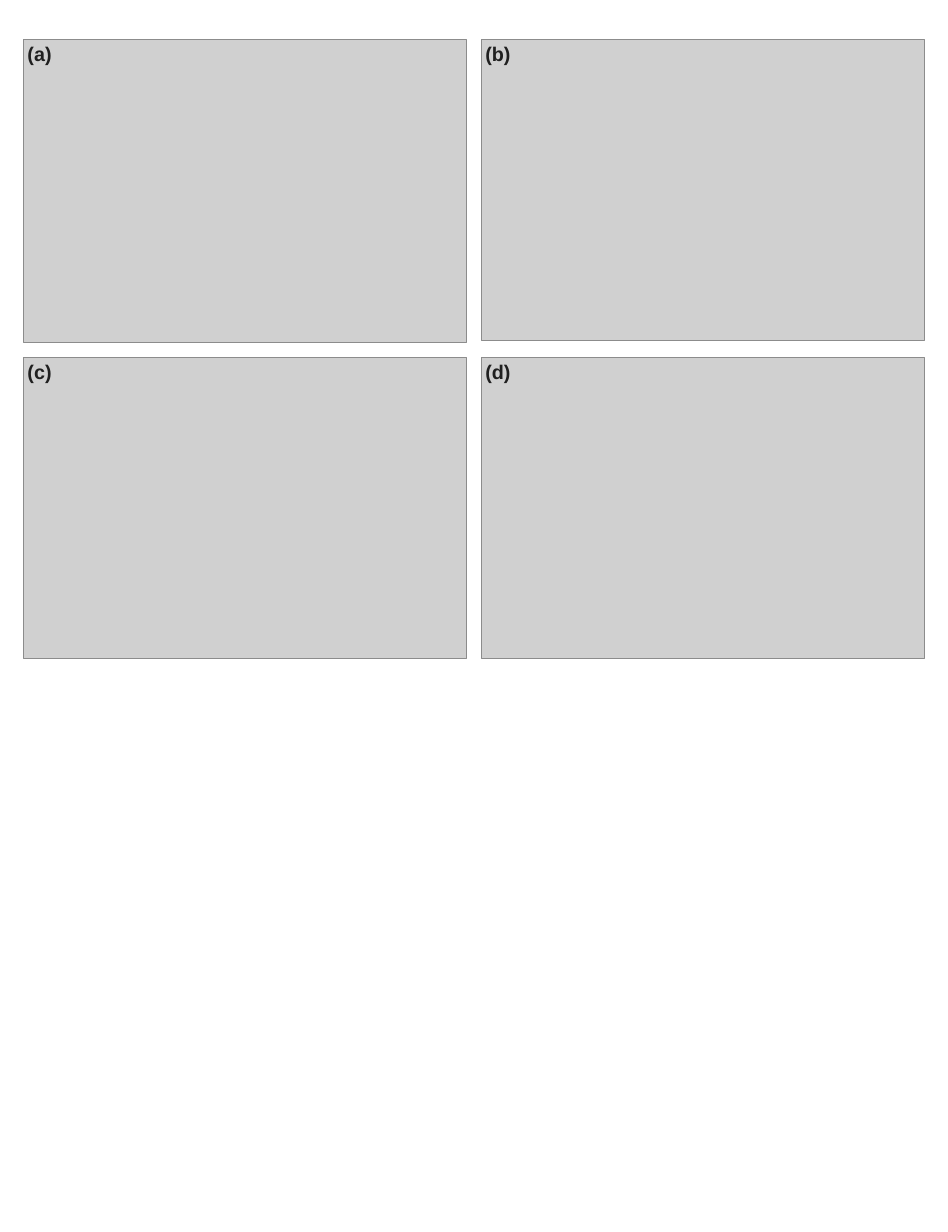
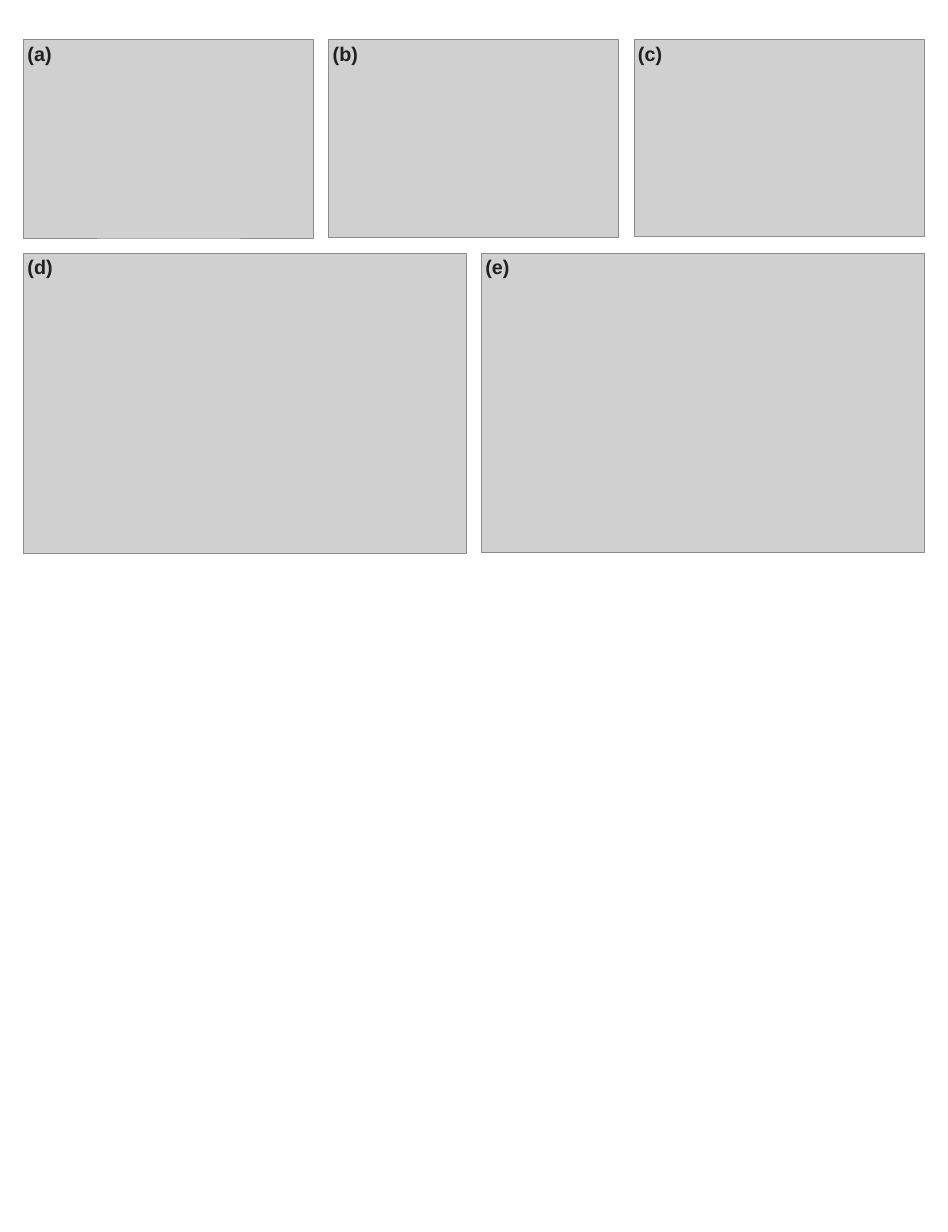
Before and after one commit to JinChengZ18/isim, a slide deck: slide 2 of article/ppt/Chapter03_local.pptx. Drawn at 948x1232 pixels with LibreOffice and Linux fonts; fonts in the diff are those of the drawing; grey boxes stand for pictures. Boxes give left, top, right and bottom in pixels: in the first picture for what was removed or moved away, otherwise in the second. Text is boxed around its words. In the diff, an @@ line names an element or a change of style, - is before the commit and + after.

```diff
--- a/article/ppt/Chapter03_local.pptx
+++ b/article/ppt/Chapter03_local.pptx
@@ picture: place and size @@
-picture at [24,40,466,342]
+picture at [24,40,314,238]
@@ picture: place and size @@
-picture at [482,40,924,341]
+picture at [329,40,619,237]
@@ text "(b)": place and size @@
-text "(b)" at [485,46,510,65]
+text "(b)" at [333,47,358,65]
@@ picture: place and size @@
-picture at [24,357,466,658]
+picture at [634,40,924,237]
@@ text "(c)": place and size @@
-text "(c)" at [27,364,51,383]
+text "(c)" at [638,46,662,65]
@@ picture: place and size @@
-picture at [482,357,924,658]
+picture at [24,253,466,554]
@@ text "(d)": place and size @@
-text "(d)" at [485,364,510,383]
+text "(d)" at [27,259,52,278]
@@ picture added at [482,253,924,553] @@
@@ text added at [485,259,509,278], 15 pt, text #202020, bold @@
+(e)
```
Also in this commit, not shown: 37 other files.
